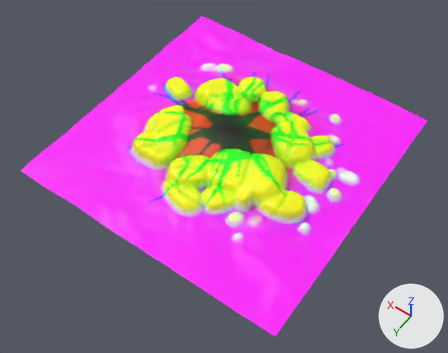
An edit to the glTF model lanren/assets/island.glb, drawn before and after from the same camera.
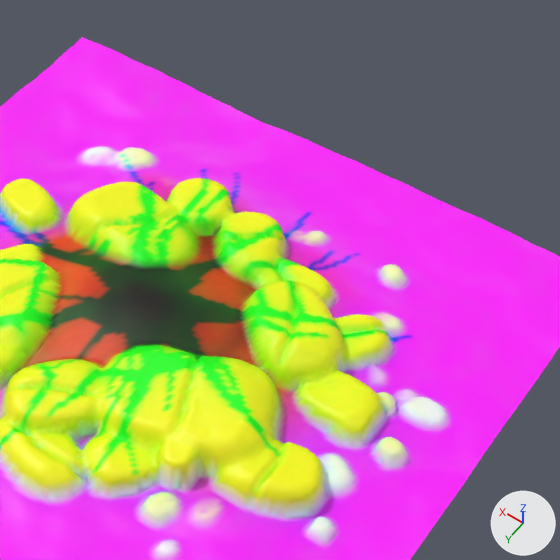
There are two pictures of each version: one whole from a camera (50 mm lens) standing at (-13.64, 19.81, 26.61) and looking at (-0.9, 1.98, -1.41), one close up on the part from 37% to 91% of the width and 0% to 68% of the height. Arrows for +X, +Y and +Z are at lower right; the lights stay in place. The first two pictures are the older version.

Before the edit, the objects in view are built like this:
```python
me_mesh_0 = bpy.data.meshes.new('Mesh_0')
me_mesh_0.from_pydata(...)  # 24649 vertices, 48672 faces; spans x -8.6..8.6, y -8.6..8.6, z -1.2..0.4
me_mesh_0.materials.append(mat_defaultmaterial)
ob_mesh_0 = bpy.data.objects.new('Mesh_0', me_mesh_0)
ob_mesh_0.location = (0.0, 0.0, 0.0)
```
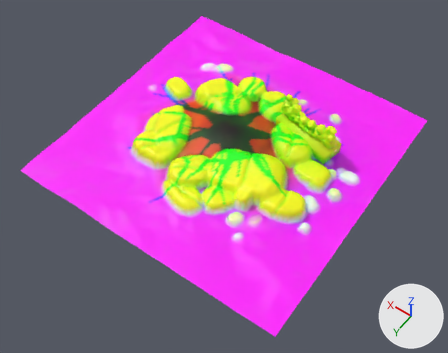
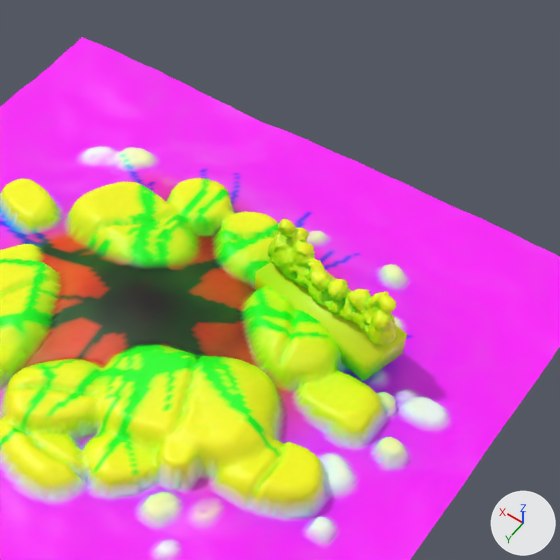
Location of each change, (x1, y1, x2, y2) in pixels of the close-ups (560 x 560 px):
part 1 of me_mesh_0, added (green)
    after: (268, 219, 396, 345)
part 2 of me_mesh_0, added (green)
    after: (254, 262, 407, 381)
part 3 of me_mesh_0, recoloured
    both: (192, 216, 452, 443)

The change, as a list of edits to the scene's bpy script:
```text
Change me_mesh_0:
    used by ob_mesh_0; location = (0.0, 0.0, 0.0)
    remove me_mesh_0.from_pydata(...)  # 24649 vertices, 48672 faces; spans x -8.6..8.6, y -8.6..8.6, z -1.2..0.4
    add me_mesh_0.from_pydata(...)  # 34001 vertices, 67388 faces; spans x -8.6..8.6, y -8.6..8.6, z -1.2..1.7
    me_mesh_0 part 1: a new loose piece of 9320 vertices spanning x -5.6..-1.5, y -3.4..-1.7, z 0.2..1.7, in mat_defaultmaterial
    me_mesh_0 part 2: a new loose piece of 32 vertices spanning x -5.7..-1.5, y -3.7..-1.4, z -0.6..0.2, in mat_defaultmaterial
    me_mesh_0 part 3: 14181 kept faces spanning x -8.6..8.4, y -8.6..8.6, z -1.2..0.4 get new vertex colours
```
